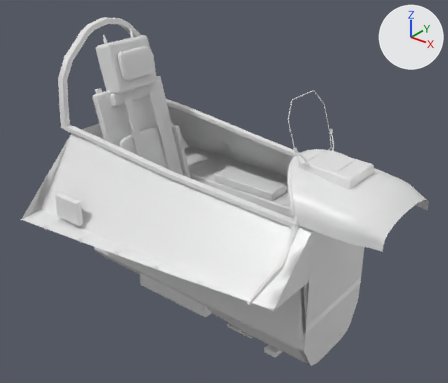
An edit to the FBX model unreal/GyroSim/Art/Cockpit_v2/ck_shell.fbx, drawn before and after from the same camera.
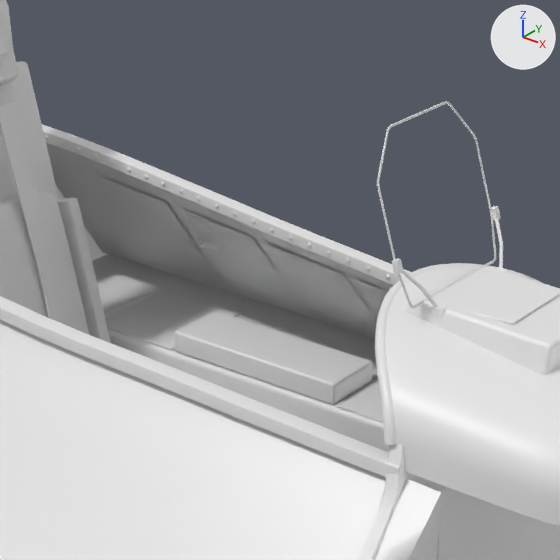
Each version appears first whole from a 50 mm lens placed at (6.2, -2.14, 1.84), pointed at (4.52, -0.04, 0.53), and next in a close-up on the part from 34% to 79% of the width and 14% to 67% of the height. Arrows for +X, +Y and +Z are at upper right; the lights stay in place. The first two pictures are the older version. Where no turn or scale is listed for an object, it has been applied to the vertices. Vertices at exactly the same position are counted once.

Objects in the first close-up: 'ck_shell'.
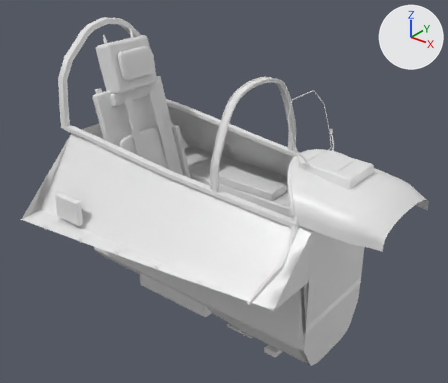
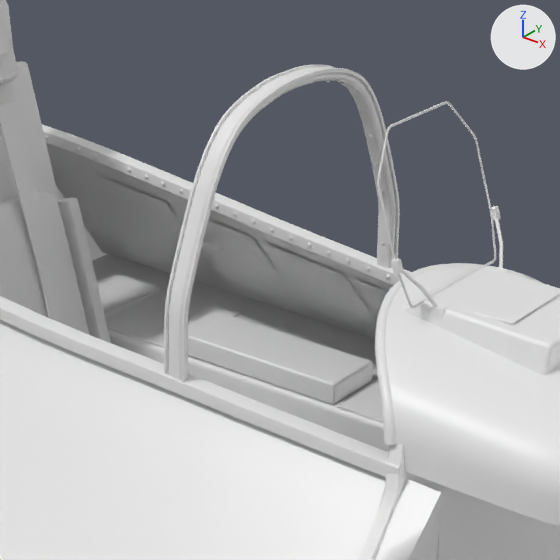
Diff of the bpy script that builds the scene:
```diff
--- a/unreal/GyroSim/Art/Cockpit_v2/ck_shell.fbx.py
+++ b/unreal/GyroSim/Art/Cockpit_v2/ck_shell.fbx.py
@@ me_ck_shell_001 @@
 # used by ob_ck_shell; location = (0.0, 0.0, 0.0)
-me_ck_shell_001.from_pydata(...)  # 38804 vertices, 38463 faces; spans x 3.7..5.42, y -0.67..0.67, z -0.17..1.25
+me_ck_shell_001.from_pydata(...)  # 48100 vertices, 47872 faces; spans x 3.7..5.42, y -0.67..0.67, z -0.17..1.25
+# me_ck_shell_001 part 1: 8215 vertices added at x 4.66..4.7, y -0.3..0.3, z 0.67..1.1
+# other edits to the shape of me_ck_shell_001 do not show in these pictures
 me_ck_shell_001.materials.append(mat_ck_paint)
```

What differs and where, as boxes (x1, y1, x2, y2) in the close-ups (560 x 560 px):
part 1 of me_ck_shell_001, added: after (164, 65, 400, 382)
